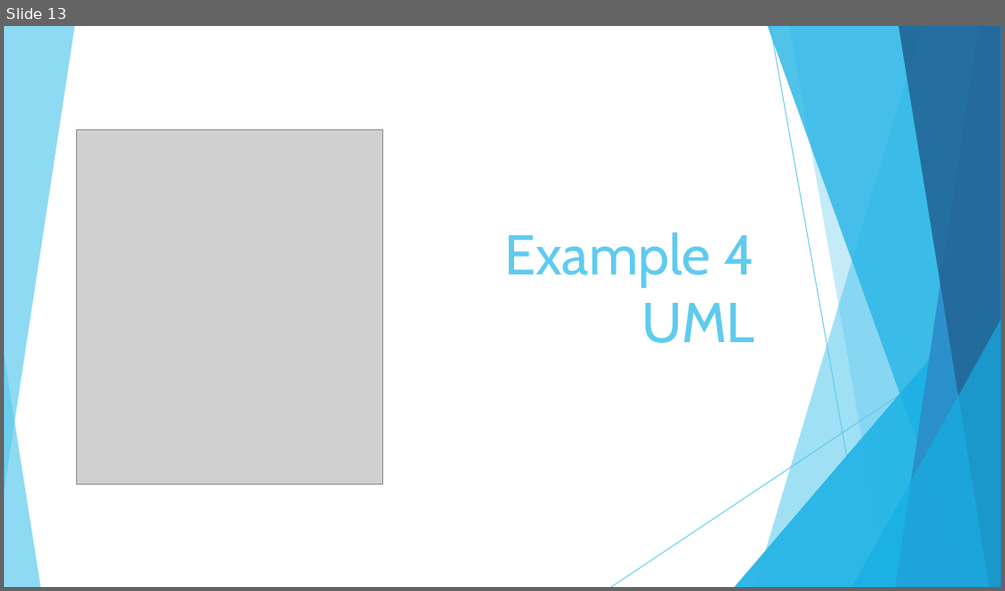
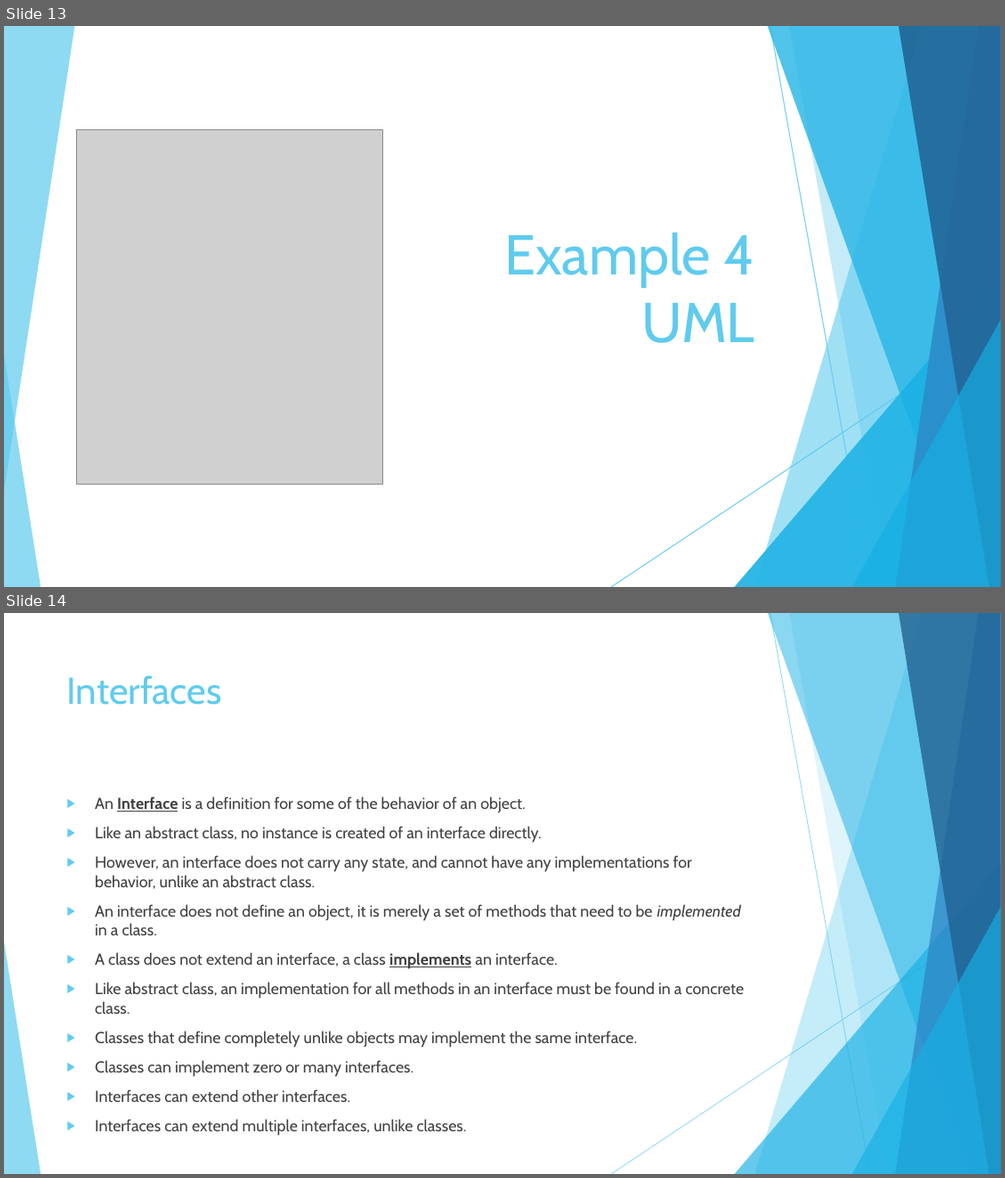
Before and after one commit to JoseRivas1998/Java-Game-Development-For-Absolute-Beginners, a slide deck: Slides/Lesson1.4.pptx. Shown one above the other, each under a label of ours: slide 13 before the commit, slides 13 and 14 after it. The pictures are 1005x591 and 1005x1178 pixels, drawn with LibreOffice and Linux fonts; fonts in the diff are those of the drawing; grey boxes stand for pictures. Boxes give left, top, right and bottom in pixels: in the first picture for what was removed or moved away, otherwise in the second. Text is boxed around its words. In the diff, an @@ line names an element or a change of style, - is before the commit and + after.

```diff
--- a/Slides/Lesson1.4.pptx
+++ b/Slides/Lesson1.4.pptx
@@ slide 14 added at (x1=4, y1=613, x2=1001, y2=1174), background #FFFFFF; not listed: 10 template elements that a slide beside it also shows @@
@@ title added at (x1=67, y1=675, x2=222, y2=705), 36 pt, text #5FCBEF @@
+Interfaces
@@ text added at (x1=95, y1=796, x2=744, y2=1102), 15.3 pt, text #404040 @@
+▶ An Interface is a definition for some of the behavior of an object.
+▶ Like an abstract class, no instance is created of an interface directly.
+▶ However, an interface does not carry any state, and cannot have any implementations for behavior, unlike an abstract class.
+▶ An interface does not define an object, it is merely a set of methods that need to be implemented in a class.
+▶ A class does not extend an interface, a class implements an interface.
+▶ Like abstract class, an implementation for all methods in an interface must be found in a concrete class.
+▶ Classes that define completely unlike objects may implement the same interface.
+▶ Classes can implement zero or many interfaces.
+▶ Interfaces can extend other interfaces.
+▶ Interfaces can extend multiple interfaces, unlike classes.
```
Also in this commit, not shown: 2 slides changed, 2 other slides added, 1 slide removed, 6 other files.
